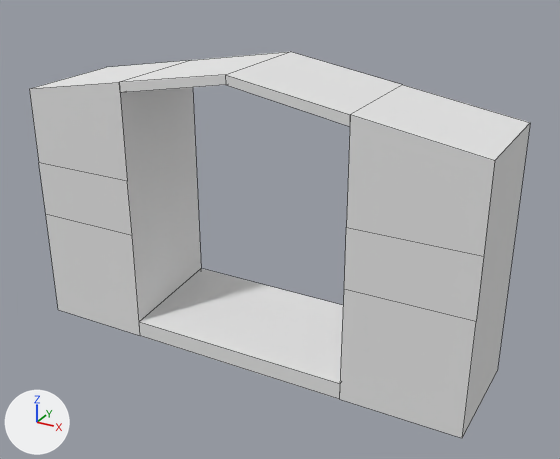
The Blender file Assets/Meshes/HallMain/HallWallWindowEntrance_2x8x5.blend as it was, and as the next commit left it.
Camera for both pictures: a 50 mm camera at (10.12, -11.48, 7.48) aimed at (4.38, -1.04, 2.25). The axes (+X, +Y, +Z) are drawn at lower left. The lights are the same throughout. Mesh edges are drawn as thin lines.

Names of what the first picture shows: 'HallWallWindowEntrance_2x8x5'.
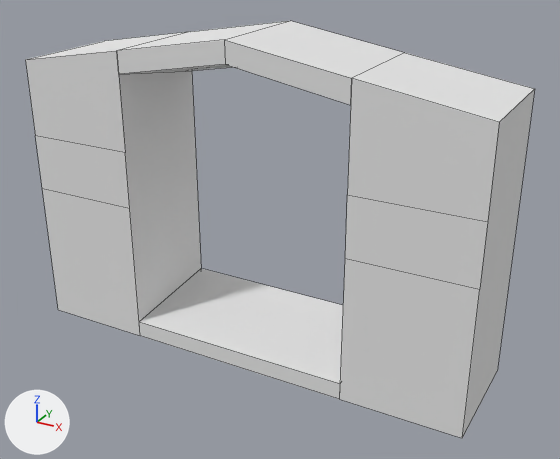
What the commit changed:
me_hallwallwindowentrance_2x8x5 is used by ob_hallwallwindowentrance_2x8x5; location (0.0, 0.0, 0.0); rotation (1.571, 0.0, 0.0), in degrees (90, 0, 0).
me_hallwallwindowentrance_2x8x5 had 40 vertices, 32 faces and spanned x 0.0..8.0, y 0.0..5.0, z 0.0..2.0.
me_hallwallwindowentrance_2x8x5 now has 39 vertices, 34 faces and spans x 0.0..8.0, y 0.0..5.5, z 0.0..2.0.
Part 1, on me_hallwallwindowentrance_2x8x5:
4 faces are deleted.
18 vertices in x 0.0..8.0, y 2.0..5.0, z 0.0..2.0 move by (0.0, 0.5, 0.0).
3 vertices in x 2.0..6.0, y 4.5..4.85, z 2.0 move by (0.0, 0.0, -1.8).
3 vertices are added at (4.0, 5.15, 2.0), (2.0, 4.8, 2.0), (6.0, 4.8, 2.0).
7 new faces join them, mat_wallwhitewood (its picture is missing).

Pixel boxes (x1, y1, x2, y2) of what changed, in the pictures (560 x 459 px):
'HallWallWindowEntrance_2x8x5', reshaped (8% taller)
    before: (29, 52, 530, 438)
    after: (25, 21, 535, 438)
